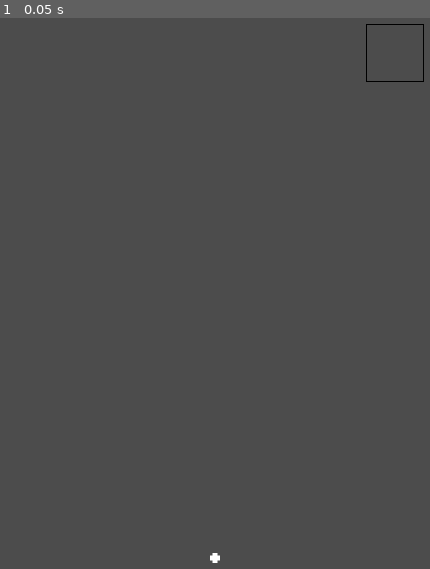
Above: before the commit, frame 1.
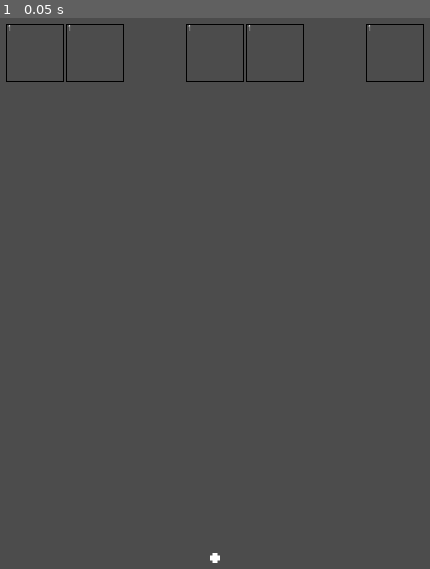
Above: after the commit, the same moment.

Repository: claucambra/BrickBuster
Game: Godot game, scene res://scenes/Board.tscn
The game is run twice, just before and just after one commit, with the same random seed, the same clock (stepped at 60 frames per second) and the same inputs.
Inputs:
- Up to frame 1 (0.05 s): no input

The runs differ from the first frame. In frame 1, 0.4% of the frame differs, in the area x 1-87%, y 1-12%.

Commit message:
Bricks now spawn after each round, display health

Diff:
--- a/logic/Ball.gd
+++ b/logic/Ball.gd
@@ -17,7 +17,8 @@
 	#pass
 
 func _on_Ball_body_entered(body):
+	print(body.get_name())
 	if body.get_name() == "BottomWall":
 		self.queue_free()
-	if body.get_name() == "Brick":
+	if "Brick" in body.get_name():
 		body.health -= 1
--- a/scenes/Brick.gd
+++ b/logic/Brick.gd
@@ -5,7 +5,10 @@
 # var a = 2
 # var b = "text"
 
-var health = 5
+var health = null
+var hor_position = null
+var current_vert_position = null
+onready var label = $HealthLabel
 
 # Called when the node enters the scene tree for the first time.
 func _ready():
@@ -14,5 +17,7 @@
 
 # Called every frame. 'delta' is the elapsed time since the previous frame.
 func _process(_delta):
+	label.clear()
+	label.add_text(String(health))
 	if health == 0:
 		self.queue_free()
--- a/logic/LaunchInput.gd
+++ b/logic/LaunchInput.gd
@@ -8,13 +8,13 @@
 var launched = false
 var round_in_progress = false
 var live_balls = []
-var score = 0
+var live_bricks = []
+var score = 1
 var first_click_position = Vector2(0,0)
 var rng = RandomNumberGenerator.new()
 onready var ball_scene = load("res://scenes/Ball.tscn")
 onready var brick_scene = load("res://scenes/Brick.tscn")
 onready var ball = ball_scene.instance()
-onready var test_brick = brick_scene.instance()
 onready var line = get_node("../LaunchLine")
 onready var wait = get_node("../LaunchTimer")
 onready var columns = [
@@ -27,15 +27,6 @@
 	get_node("../Column6")
 ]
 
-# Called when the node enters the scene tree for the first time.
-func _ready():
-	line.add_point(Vector2(0,0), 0)
-	line.add_point(Vector2(0,0), 1)
-	add_child(ball)
-	add_child(test_brick)
-	rng.randomize()
-	test_brick.set_position(columns[rng.randi_range(0, 6)].get_point_position(0))
-
 func launch_balls(direction, amount):
 	for i in amount:
 		var next_ball = ball_scene.instance()
@@ -45,17 +36,35 @@
 		wait.start()
 		yield(wait, "timeout")
 
+func new_block_line(health, vert_position = 0):
+	for column in columns:
+		if rng.randi_range(0,2) > 0:
+			var next_brick = brick_scene.instance()
+			next_brick.health = health
+			next_brick.hor_position = columns.find(column)
+			next_brick.current_vert_position = vert_position
+			add_child(next_brick)
+			next_brick.set_position(column.get_point_position(vert_position))
+			live_bricks.append(next_brick)
+
+# Called when the node enters the scene tree for the first time.
+func _ready():
+	line.add_point(Vector2(0,0), 0)
+	line.add_point(Vector2(0,0), 1)
+	add_child(ball)
+	rng.randomize()
+	self.new_block_line(score)
+
 # Called every frame. 'delta' is the elapsed time since the previous frame.
 func _process(_delta):
-	print(score)
 	var ball_center = ball.position
 	var mouse_position = get_global_mouse_position()
 	var line_direction = first_click_position - mouse_position
 	line_direction = line_direction.normalized()
 
-	for ball in live_balls:
-		if !is_instance_valid(ball):
-			live_balls.remove(live_balls.find(ball))
+	for live_ball in live_balls:
+		if !is_instance_valid(live_ball):
+			live_balls.remove(live_balls.find(live_ball))
 
 	if Input.is_action_just_pressed("click"):
 		first_click_position = get_global_mouse_position()
@@ -71,15 +80,26 @@
 
 	if Input.is_action_just_released("click"): # Defined in input map
 		drag_enabled = false
-		self.launch_balls(line_direction, 10)
+		self.launch_balls(line_direction, score)
 		launched = true
 
 	if !live_balls.empty():
 		round_in_progress = true
 	elif launched == true:
+		score += 1
 		launched = false
 		round_in_progress = false
-		score += 1
+		for live_brick in live_bricks:
+			if !is_instance_valid(live_brick):
+				live_bricks.remove(live_bricks.find(live_brick))
+			else:
+				live_brick.current_vert_position += 1
+				live_brick.set_position(
+					columns[live_brick.hor_position].get_point_position(
+						live_brick.current_vert_position
+					)
+				)
+		self.new_block_line(score)
 	else:
 		round_in_progress = false
 
--- a/scenes/Brick.tscn
+++ b/scenes/Brick.tscn
@@ -1,7 +1,7 @@
 [gd_scene load_steps=4 format=2]
 
 [ext_resource path="res://sprites/brick.png" type="Texture" id=1]
-[ext_resource path="res://scenes/Brick.gd" type="Script" id=2]
+[ext_resource path="res://logic/Brick.gd" type="Script" id=2]
 
 [sub_resource type="RectangleShape2D" id=1]
 extents = Vector2( 46.5659, 46.6023 )
@@ -17,3 +17,12 @@
 [node name="Sprite" type="Sprite" parent="."]
 scale = Vector2( 0.085, 0.085 )
 texture = ExtResource( 1 )
+
+[node name="HealthLabel" type="RichTextLabel" parent="."]
+margin_left = -45.0
+margin_top = -46.1224
+margin_right = 44.0
+margin_bottom = 42.8776
+__meta__ = {
+"_edit_use_anchors_": false
+}
